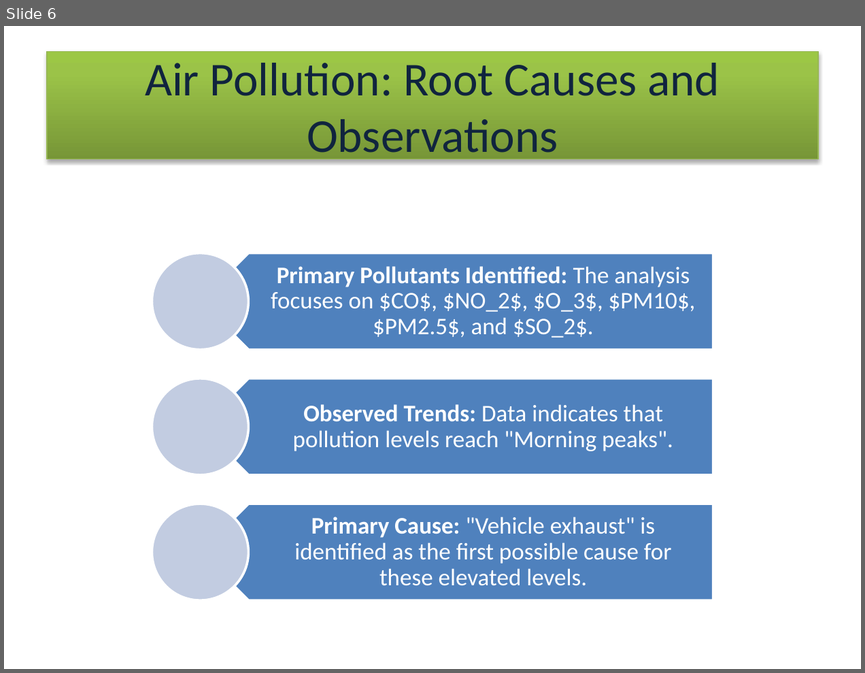
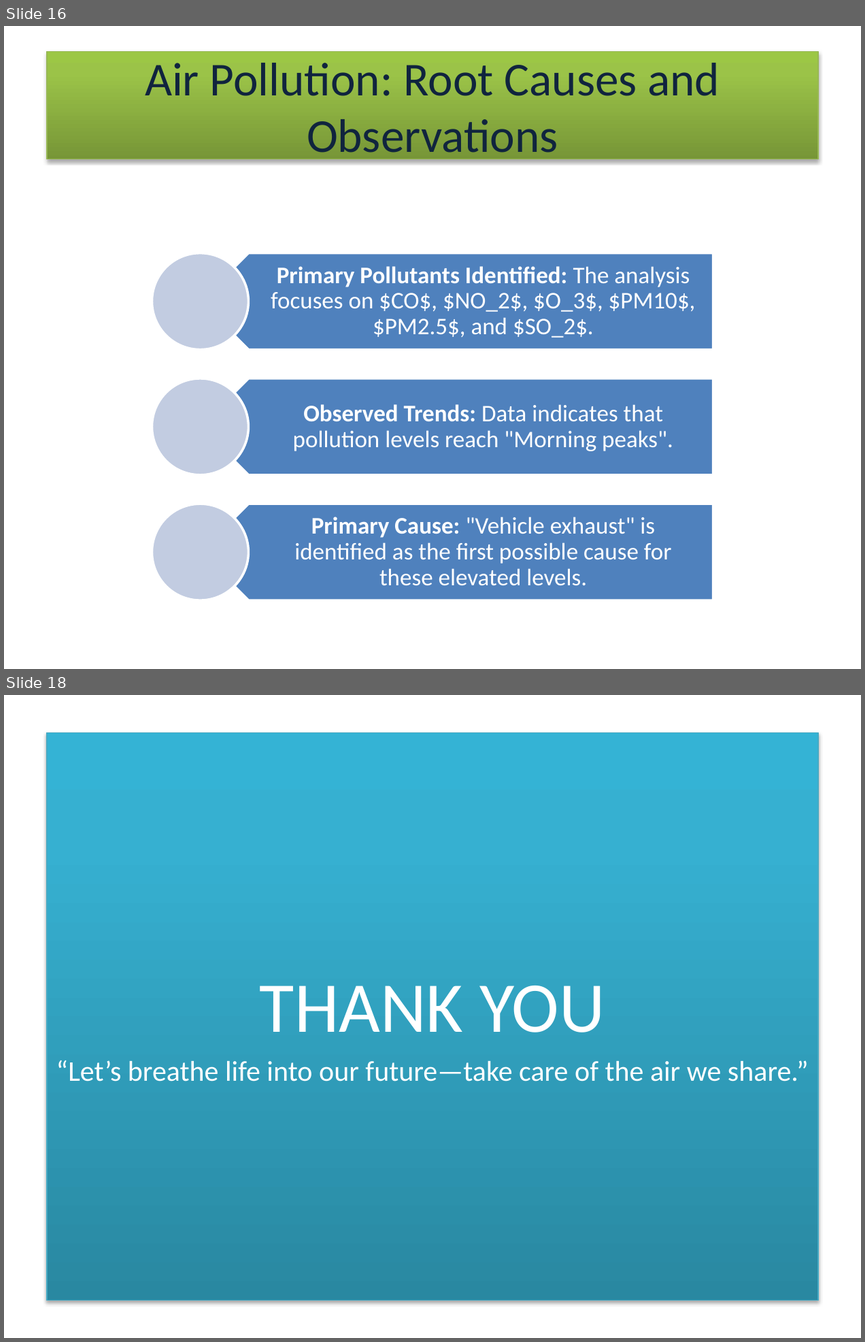
Before and after one commit to lopa3399/IT-anudip, a slide deck: PowerBI/project/The Air We Breathe.pptx. Shown one above the other, each under a label of ours: slide 6 before the commit, slides 16 and 18 after it; the slides between them are not shown. The pictures are 865x673 and 865x1342 pixels, drawn with LibreOffice and Linux fonts; fonts in the diff are those of the drawing. Boxes give left, top, right and bottom in pixels: in the first picture for what was removed or moved away, otherwise in the second. Text is boxed around its words. In the diff, an @@ line names an element or a change of style, - is before the commit and + after.

```diff
--- a/PowerBI/project/The Air We Breathe.pptx
+++ b/PowerBI/project/The Air We Breathe.pptx
@@ slide 18 added at (x1=4, y1=695, x2=861, y2=1338), background #FFFFFF @@
@@ text added at (x1=47, y1=732, x2=818, y2=1299), fill gradient #2A88A2 to #37B1D2 to #34B4D6, outline #46AAC5 0.75 pt, 24 pt, text #FFFFFF @@
+THANK YOU
+“Let’s breathe life into our future—take care of the air we share.”
@@ what was slide 6 is now slide 16 @@
```
Also in this commit, not shown: 4 slides changed, 10 other slides added, 3 slides removed, 25 other files.
